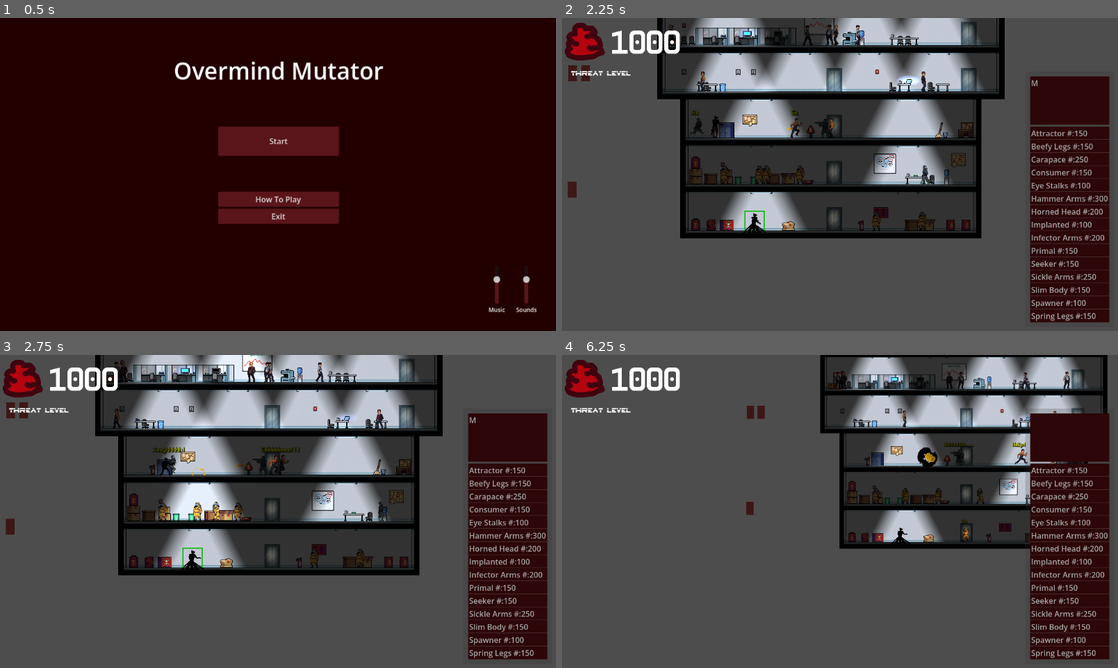
Above: before the commit, frames 1-4 (two rows, left to right).
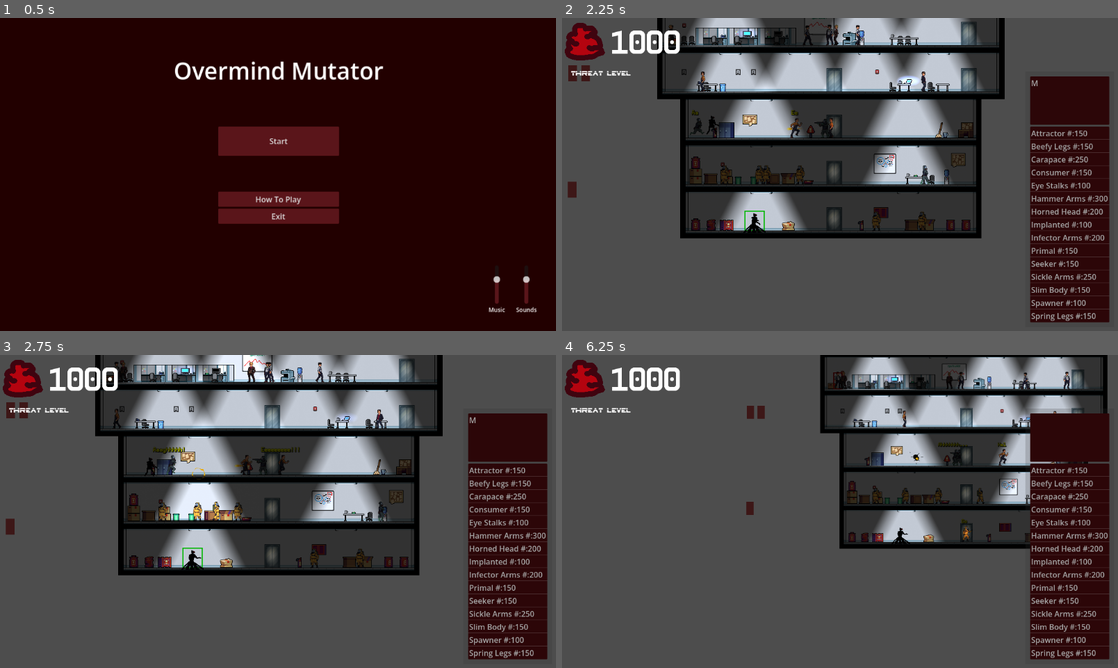
Above: after the commit, the same moments.

Repository: Lambosaurus/wildjam-mutation
Game: Godot game, scene res://ui/start_screen.tscn
Same seed, same stepped clock (60 frames per second), same inputs: the game is played once before the commit and once after it.
Inputs (mouse positions are in pixels of both pictures, inside the frame that each line leads up to):
- Up to frame 1 (0.5 s): no input
- Up to frame 2 (2.25 s): click "Start" at 0.5 s; tap Enter at 1.25 s; drag from (756, 221) to (834, 171) at 1.27 s; drag from (584, 74) to (834, 218) at 2.02 s
- Up to frame 3 (2.75 s): no input
- Up to frame 4 (6.25 s): move the mouse to (728, 464) at 2.77 s; hold A (left) 2.78-3.5 s; tap Mouse wheel down (scroll_down) at 2.85, 5.85 s; click (728, 464) at 2.92 s; drag from (973, 414) to (1073, 380) at 3.52 s; tap Space at 4.25, 5.75 s; drag from (984, 520) to (1084, 380) at 4.27 s; tap Enter at 5 s; drag from (1079, 380) to (756, 433) at 5.02 s; move the mouse to (1084, 380) at 5.77 s; hold D (right) from 5.78 s (still down); click (1084, 380) at 5.92 s

Frame 1 is identical in both runs. In frame 2, less than 0.1% of the frame differs, in the area x 26-36%, y 31-67%; in frame 3, 0.2%; in frame 4, 0.4%, in the area x 60-84%, y 27-58%.

Commit message:
Messed with boids params
Maybe made it worse. Made attractors better.

Diff:
--- a/creatures/mutant/mutant.gd
+++ b/creatures/mutant/mutant.gd
@@ -21,7 +21,6 @@
 
 @export_group("BOIDS Controls")
 @export var BOIDS_REPULSION = 500.0
-@export var BOIDS_ATTRACTION = 2000.0
 @export var BOIDS_COHESION = 1.0
 @export var BOIDS_THRESH_MIN = 200.0
 @export var BOIDS_THRESH_MAX = 1000.0
@@ -35,8 +34,6 @@
 var action = Action.idle;
 var action_timeout = 0
 var direction = Direction.right
-
-var elevator_attraction: Vector2 = Vector2(0.0, 0.0)
 
 func _ready() -> void:
 
@@ -133,9 +130,12 @@
 	# Go for elevator if no items or targets
 	var elevator = $ElevatorSelector.scan()
 	if elevator:
-		elevator_attraction = (elevator.global_position - global_position).normalized()
-	else:
-		elevator_attraction = Vector2(0,0)
+		if randf_range(0, 10.0) < mutant_type.elevator_attraction:
+			return start_action(
+				Action.walk,
+				randf_range(0.1, 0.3),
+				vector_to_direction(elevator.global_position.x - global_position.x),
+			);
 
 	return start_boids_action()
 
@@ -157,10 +157,13 @@
 	var swarm = $SwarmDetector
 	swarm.compute()
 	var force = (swarm.repulsion * BOIDS_REPULSION)	\
-		+ (swarm.cohesion * mutant_type.swarm_attraction * BOIDS_COHESION)	\
-		+ (elevator_attraction * mutant_type.elevator_attraction * BOIDS_ATTRACTION)
-
-	if abs(force.x) < BOIDS_THRESH_MIN:
+		+ (swarm.cohesion * mutant_type.swarm_attraction * BOIDS_COHESION)
+	print(force)
+
+	var fx = force.x
+	fx *= randf_range(0.5, 2.0)
+
+	if abs(fx) < BOIDS_THRESH_MIN:
 		return start_action(
 			Action.walk if randf() > 0.75 else Action.idle,
 			randf_range(0.25, 1.0),
@@ -169,8 +172,8 @@
 
 	return start_action(
 		Action.walk,
-		clampf(abs(force.x) / BOIDS_THRESH_MAX, 0.1, 0.9) + randf_range(0, 0.1),
-		vector_to_direction(force.x)
+		clampf(abs(fx) / BOIDS_THRESH_MAX, 0.1, 0.9) + randf_range(0, 0.1),
+		vector_to_direction(fx)
 	)
 
 
--- a/creatures/mutant/swarm_detector.gd
+++ b/creatures/mutant/swarm_detector.gd
@@ -4,18 +4,10 @@
 @export var repulsion: Vector2 = Vector2(0,0)
 
 func compute():
-
 	repulsion = Vector2(0,0)
 	cohesion = Vector2(0,0)
-
-	var count = 0
-	var avg_pos = Vector2(0,0)
 	for body: Node2D in get_overlapping_bodies():
-		avg_pos += body.global_position
-		count += 1
-
 		var delta = body.global_position - global_position
-
 		var swarm_leader: float = body.mutant_type.swarm_leader
 		if swarm_leader > 0:
 			cohesion += swarm_leader * delta
@@ -23,6 +15,3 @@
 		var magnitude = (delta.length_squared() + 1) ** 1.5 / 1000
 		repulsion.x += delta.x / magnitude
 		repulsion.y += delta.y / magnitude
-
-	if count:
-		cohesion += (avg_pos / count) - global_position
--- a/creatures/mutations/data/attractor_head.tres
+++ b/creatures/mutations/data/attractor_head.tres
@@ -6,9 +6,10 @@
 
 [sub_resource type="Resource" id="Resource_mpesp"]
 script = ExtResource("2_6xq8n")
-speed_bonus = 0.9
-health_bonus = 1.1
-swarm_attractor_bonus = 2.0
+speed_bonus = 0.7
+health_bonus = 1.2
+swarm_attractor_bonus = 3.0
+elevator_bonus = 7.5
 metadata/_custom_type_script = "uid://ds2tcs3bgjlp"
 
 [resource]
